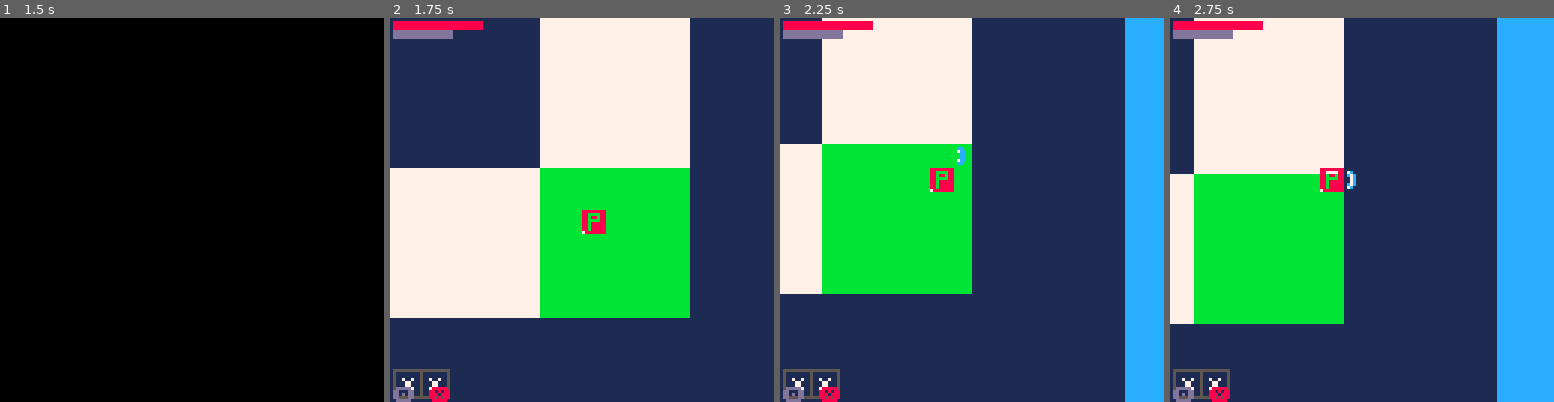
Above: before the commit, frames 1-4 (left to right).
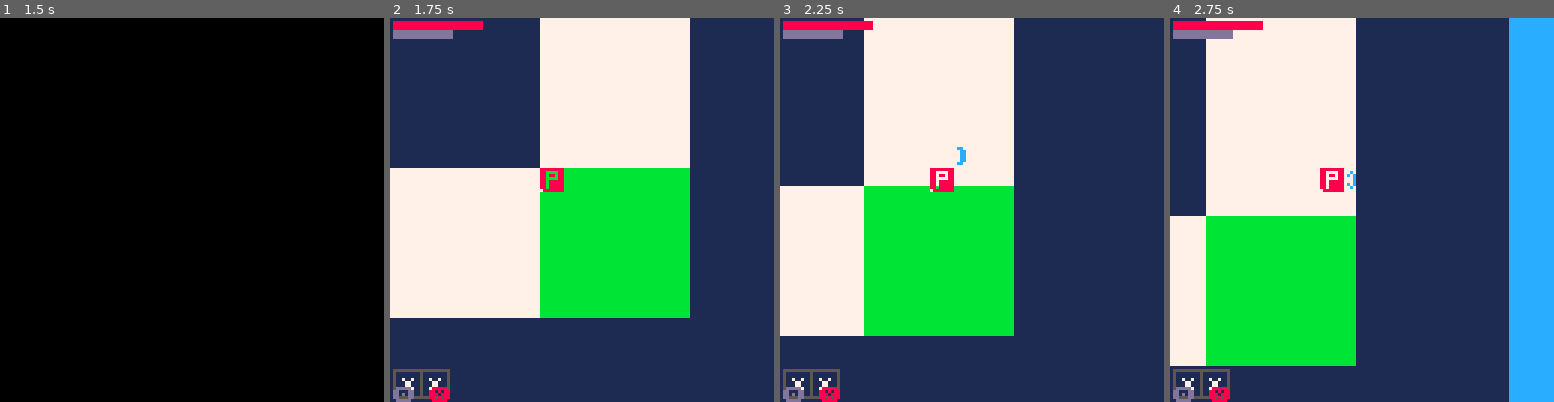
Above: after the commit, the same moments.

Repository: FrederikHR/GDB
Game: PICO-8 cartridge NewGame/main.p8
Two runs of this game, one before a commit and one after it. Both use one fixed random seed, a clock stepped at 60 frames per second and the inputs below.
Inputs:
- Up to frame 1 (1.5 s): tap X (X key) at 0.33, 1.07 s; tap O (Z key) at 0.7 s
- Up to frame 2 (1.75 s): hold Right from 1.6 s (still down); tap O (Z key) at 1.7 s
- Up to frame 3 (2.25 s): tap X (X key) at 1.85 s; release Right at 2.1 s; tap O (Z key) at 2.1 s; hold Up from 2.15 s (still down)
- Up to frame 4 (2.75 s): release Up at 2.42 s; hold Right from 2.47 s (still down); tap O (Z key) at 2.5 s

Frame 1 is identical in both runs. In frame 2, 0.6% of the frame differs, in the area x 39-57%, y 39-57%; in frame 3, 36%, in the area x 0-100%, y 0-100%; in frame 4, 18%.

Commit message:
player starting position fixed

Diff:
--- a/NewGame/scripts/entities/player.lua
+++ b/NewGame/scripts/entities/player.lua
@@ -114,11 +114,13 @@
 
 
     --map collision
+
     find_map_tile(p)
     player_collide_map(p,"left")
     player_collide_map(p,"right")
     player_collide_map(p,"up")
     player_collide_map(p,"down")
+
 
     if (p.curr_mt.x==game_state.goal[1] and p.curr_mt.y==game_state.goal[2]) init_level(game_state.level)
 
--- a/NewGame/scripts/scenes/game.lua
+++ b/NewGame/scripts/scenes/game.lua
@@ -107,8 +107,8 @@
     init_levelgen()
 
     --reset player position
-    p.x=64
-    p.y=64
+    p.x=maze[4*2][4*2].x*maze[1][1].scale+maze[1][1].ox
+    p.y=maze[4*2][4*2].y*maze[1][1].scale+maze[1][1].oy
 
     enemies_for_map(l)
     items_for_map()
